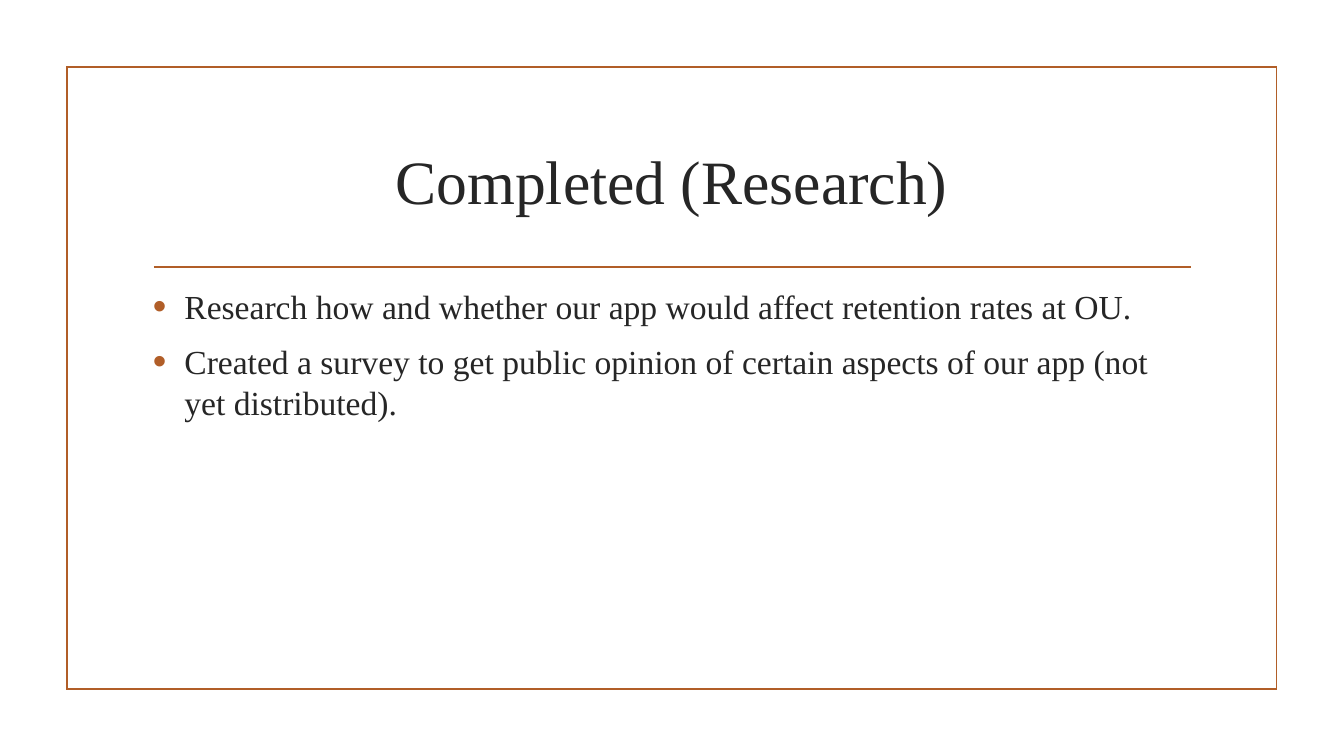
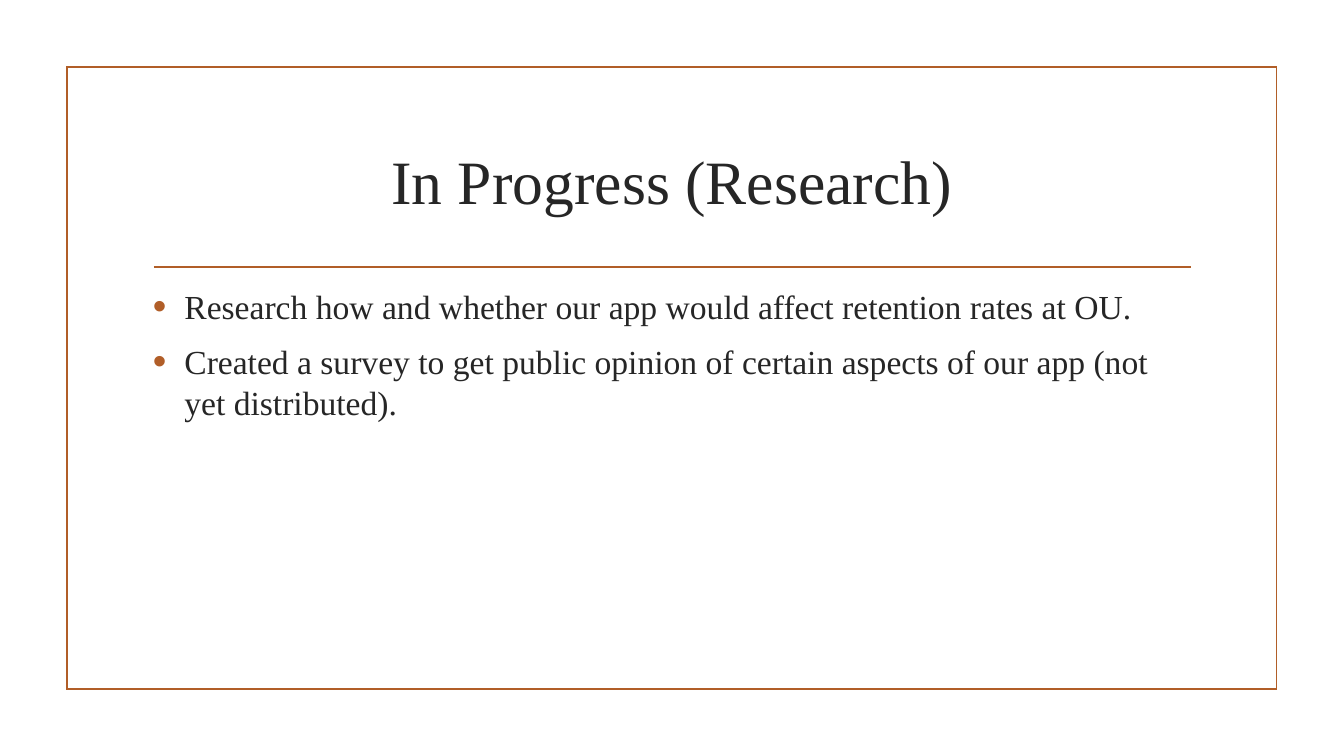
Before and after one commit to LunchBuddi/AndroidApp, a slide deck: slide 10 of PRESENTATION MATERIAL/TagUp Presentation.pptx. Drawn at 1344x756 pixels with LibreOffice and Linux fonts; fonts in the diff are those of the drawing; background and template pictures are left out. Boxes give left, top, right and bottom in pixels: in the first picture for what was removed or moved away, otherwise in the second. Text is boxed around its words. In the diff, an @@ line names an element or a change of style, - is before the commit and + after.

```diff
--- a/PRESENTATION MATERIAL/TagUp Presentation.pptx
+++ b/PRESENTATION MATERIAL/TagUp Presentation.pptx
@@ title at [391, 161, 952, 216]: text changed @@
-Completed (Research)
+In Progress (Research)
```
Also in this commit, not shown: 1 other slide changed, 2 slides added, 5 other files.
